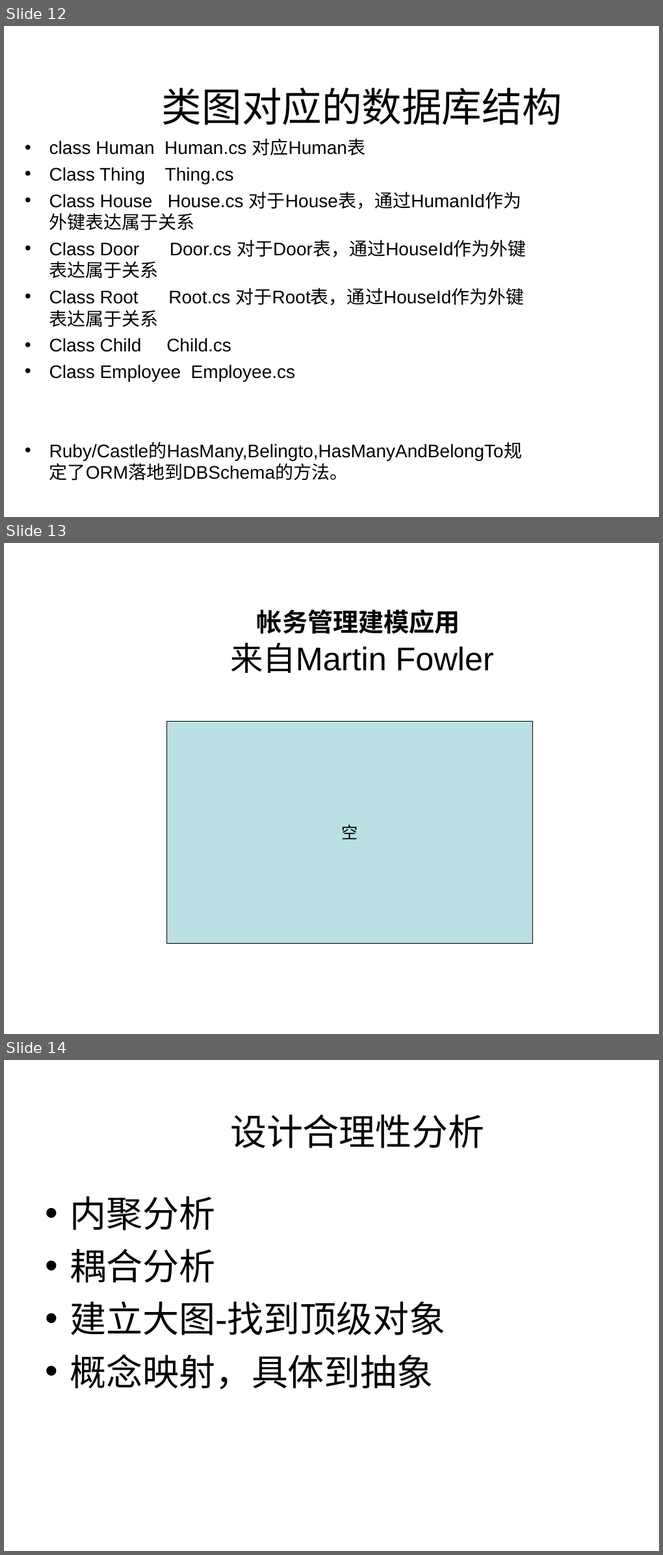
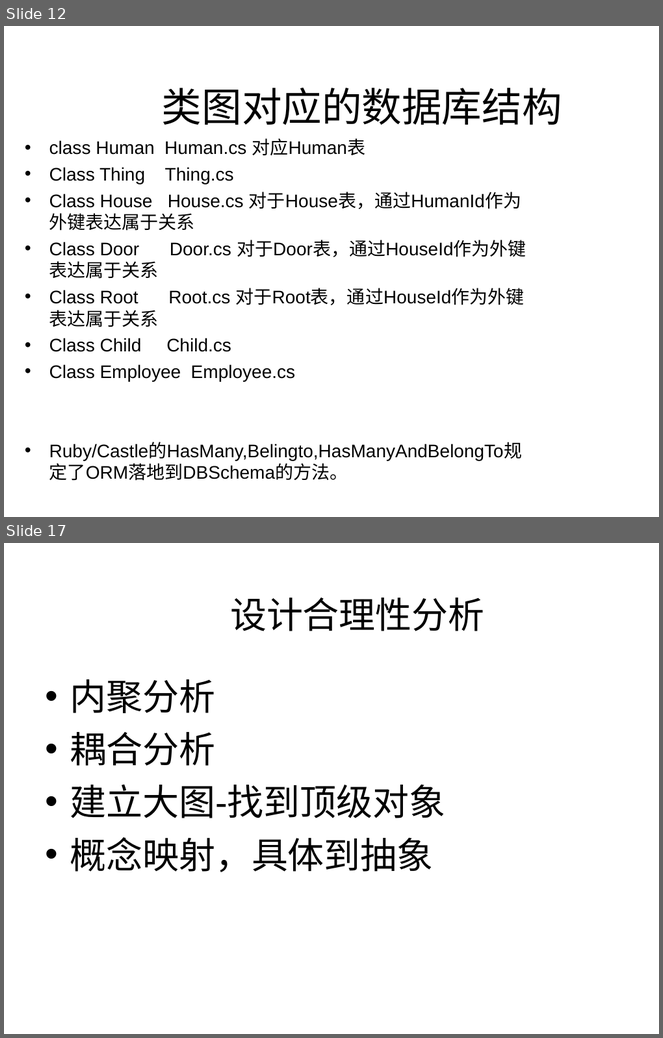
Before and after one commit to 1000copy/delpy, a slide deck: docs/1021project/UML理论和实践.ppt. Shown one above the other, each under a label of ours: slides 12, 13 and 14 before the commit, slides 12 and 17 after it; the slides between them are not shown. The pictures are 663x1555 and 663x1038 pixels, drawn with LibreOffice and Linux fonts; fonts in the diff are those of the drawing; background and template pictures are left out. Boxes give left, top, right and bottom in pixels: in the first picture for what was removed or moved away, otherwise in the second. Text is boxed around its words. In the diff, an @@ line names an element or a change of style, - is before the commit and + after.

```diff
--- a/docs/1021project/UML理论和实践.ppt
+++ b/docs/1021project/UML理论和实践.ppt
@@ slide 13 removed at bbox=[4, 543, 659, 1034], background #FFFFFF @@
@@ text removed at bbox=[230, 609, 494, 673] @@
-帐务管理建模应用
-来自Martin Fowler
@@ rectangle removed at bbox=[166, 722, 532, 944] @@
-空
@@ what was slide 14 is now slide 17 @@
```
Also in this commit, not shown: 6 slides changed, 11 slides added.
